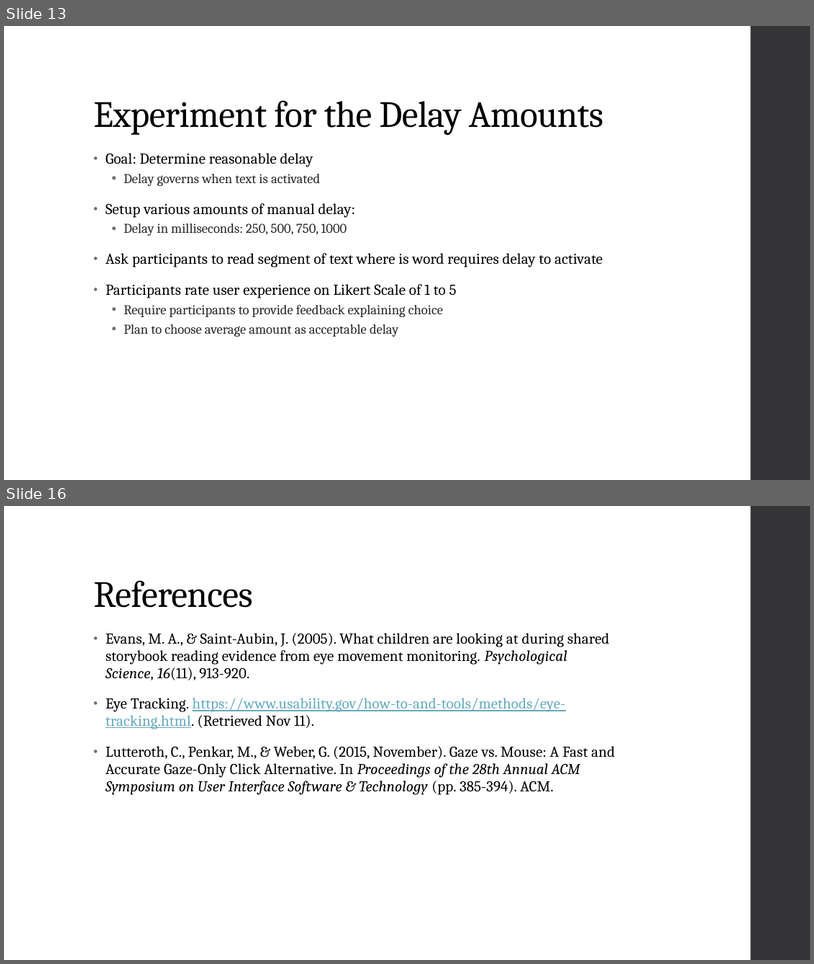
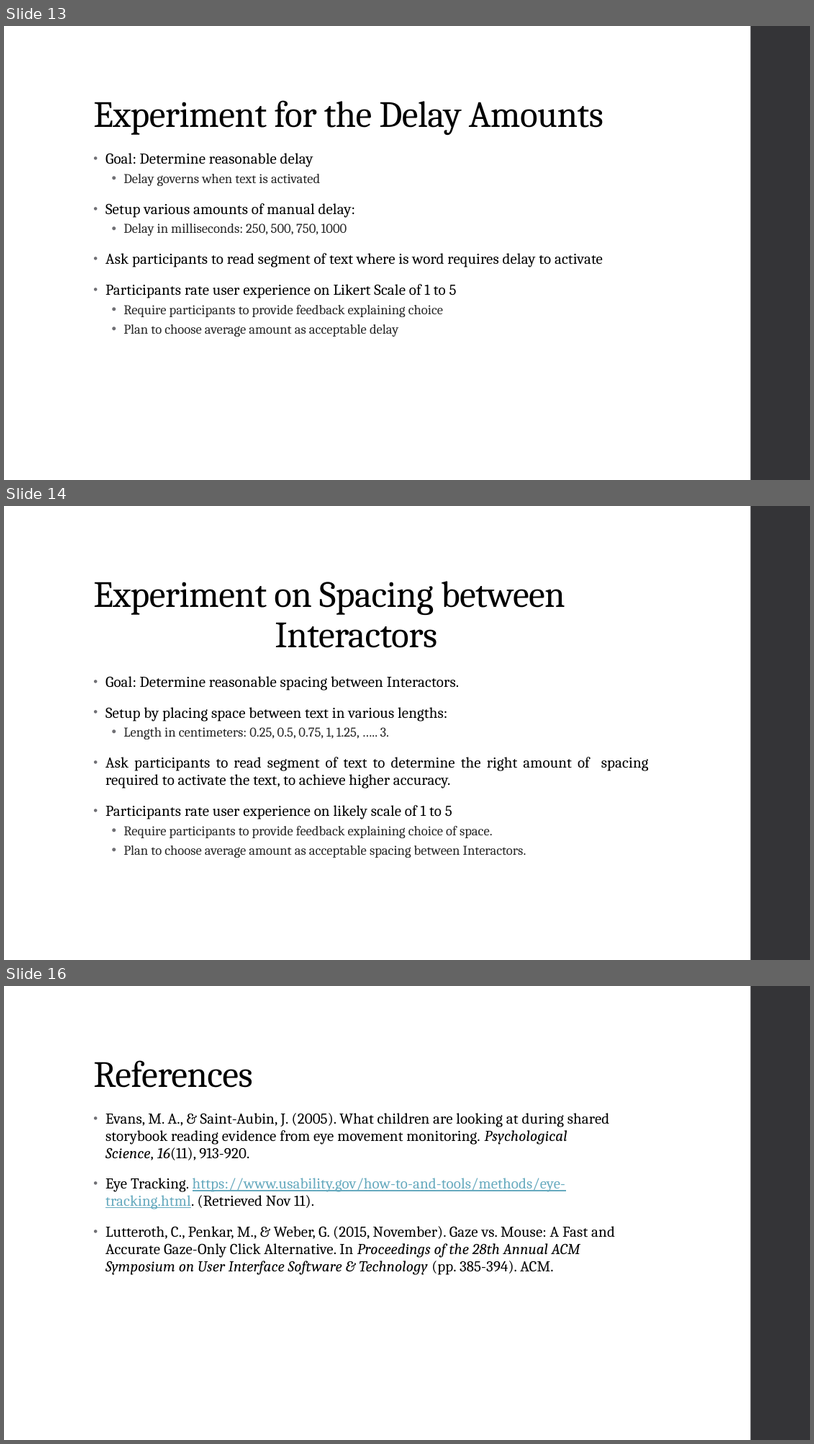
Before and after one commit to diederichk/StepCounter, a slide deck: MidtermPresentation/MidtermPresentation.pptx. Shown one above the other, each under a label of ours: slides 13 and 16 before the commit, slides 13, 14 and 16 after it; the slides between them are not shown. The pictures are 814x964 and 814x1444 pixels, drawn with LibreOffice and Linux fonts; fonts in the diff are those of the drawing. Boxes give left, top, right and bottom in pixels: in the first picture for what was removed or moved away, otherwise in the second. Text is boxed around its words. In the diff, an @@ line names an element or a change of style, - is before the commit and + after.

```diff
--- a/MidtermPresentation/MidtermPresentation.pptx
+++ b/MidtermPresentation/MidtermPresentation.pptx
@@ slide 14 added at <box>4,506,810,960</box>, background #FFFFFF; not listed: 1 template element that a slide beside it also shows @@
@@ title added at <box>93,581,566,648</box>, 44 pt, text #000000 @@
+Experiment on Spacing between
+Interactors
@@ text added at <box>106,676,590,857</box>, 18 pt, text #000000 @@
+• Goal: Determine reasonable spacing between Interactors.
+• Setup by placing space between text in various lengths:
+  • Length in centimeters: 0.25, 0.5, 0.75, 1, 1.25, ….. 3.
+• Ask participants to read segment of text to determine the right amount of spacing required to activate the text, to achieve higher accuracy.
+• Participants rate user experience on likely scale of 1 to 5
+  • Require participants to provide feedback explaining choice of space.
+  • Plan to choose average amount as acceptable spacing between Interactors.
```
Also in this commit, not shown: 1 slide changed, 1 slide removed, 1 other file.
